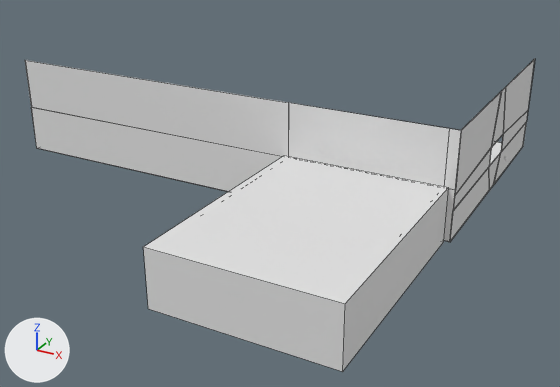
Two versions of the Blender file Assets/Prefabs/TutorialZone/TutorialZoneNew.blend, one commit apart.
Camera for both pictures: a 50 mm camera at (55.0, -257.0, 97.0) aimed at (-66.0, -37.0, -13.0). Arrows for +X, +Y and +Z are at lower left; the lights stay in place. Mesh edges are drawn as thin lines on the coarser meshes.

In view in the first picture: 'leftWall', 'nearWall', 'shootingRange', 'sign'.
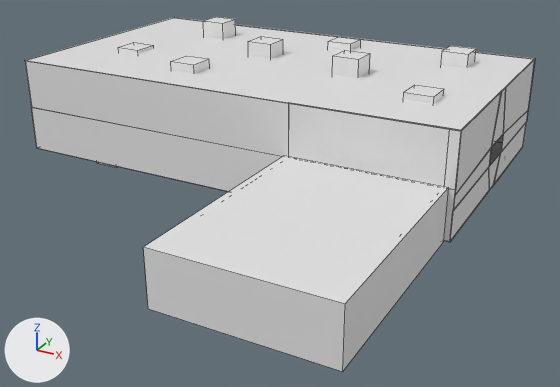
The change in detail:
Mesh me_cube_072 is new.
It is a box spanning x -1.0..1.0, y -1.0..1.0, z -1.0..1.0.
Mesh me_cube_071 is new.
It is a box spanning x -1.0..1.0, y -1.0..1.0, z -1.0..1.0.
Mesh me_cube_070 is new.
It is a box spanning x -1.0..1.0, y -1.0..1.0, z -1.0..1.0.
Mesh me_cube_069 is new.
It is a box spanning x -1.0..1.0, y -1.0..1.0, z -1.0..1.0.
Mesh me_cube_068 is new.
It is a box spanning x -1.0..1.0, y -1.0..1.0, z -1.0..1.0.
Mesh me_cube_067 is new.
It is a box spanning x -1.0..1.0, y -1.0..1.0, z -1.0..1.0.
Mesh me_cube_066 is new.
It is a box spanning x -1.0..1.0, y -1.0..1.0, z -1.0..1.0.
Mesh me_cube_065 is new.
It is a box spanning x -1.0..1.0, y -1.0..1.0, z -1.0..1.0.
In object 'ceiling' (ob_ceiling), parent is now set to ob_mainroom.
Object 'ceiling' (ob_ceiling) is now shown.
In object 'rightWall' (ob_rightwall), parent is now set to ob_mainroom.
Object 'rightWall' (ob_rightwall) is now shown.
Object 'MainRoom' (ob_mainroom) is new.
Its location is (0.0, 0.0, 0.0).
Object 'Cube.015' (ob_cube_015) is new; it shows me_cube_072.
Its parent is ob_blocksceil.
Its location is (-24.48, 27.17, -7.806).
Its scale is (5.0, 5.0, 5.0).
Object 'BlocksCeil' (ob_blocksceil) is new.
Its location is (0.0, 0.0, 32.95).
Object 'Cube.014' (ob_cube_014) is new; it shows me_cube_071.
Its parent is ob_blocksceil.
Its location is (-20.79, -22.14, -10.57).
Its scale is (5.0, 5.0, 5.0).
Object 'Cube.013' (ob_cube_013) is new; it shows me_cube_070.
Its parent is ob_blocksceil.
Its location is (-53.91, -5.315, -6.18).
Its scale is (5.0, 5.0, 5.0).
Object 'Cube.012' (ob_cube_012) is new; it shows me_cube_069.
Its parent is ob_blocksceil.
Its location is (-94.55, 4.33, -7.246).
Its scale is (5.0, 5.0, 5.0).
Object 'Cube.011' (ob_cube_011) is new; it shows me_cube_068.
Its parent is ob_blocksceil.
Its location is (-73.0, 31.07, -10.13).
Its scale is (5.0, 5.0, 5.0).
Object 'Cube.010' (ob_cube_010) is new; it shows me_cube_067.
Its parent is ob_blocksceil.
Its location is (-107.6, -28.35, -9.552).
Its scale is (5.0, 5.0, 5.0).
Object 'Cube.009' (ob_cube_009) is new; it shows me_cube_066.
Its parent is ob_blocksceil.
Its location is (-129.0, 24.5, -6.137).
Its scale is (5.0, 5.0, 5.0).
Object 'Cube.008' (ob_cube_008) is new; it shows me_cube_065.
Its parent is ob_blocksceil.
Its location is (-144.6, -13.34, -11.57).
Its scale is (5.0, 5.0, 5.0).

Changed parts and their boxes (x1, y1, x2, y2) in the pictures (560 x 387 px):
'ceiling', shown: after (27, 17, 534, 130)
'Cube.013', added: after (332, 50, 370, 78)
'Cube.012', added: after (248, 36, 283, 59)
'Cube.015', added: after (441, 46, 476, 68)
'Cube.009', added: after (203, 17, 236, 39)
'Cube.014', added: after (403, 85, 444, 104)
'Cube.010', added: after (171, 56, 210, 74)
'Cube.011', added: after (328, 36, 361, 51)
'Cube.008', added: after (118, 42, 154, 53)
'rightWall', shown: after (183, 18, 534, 146)
